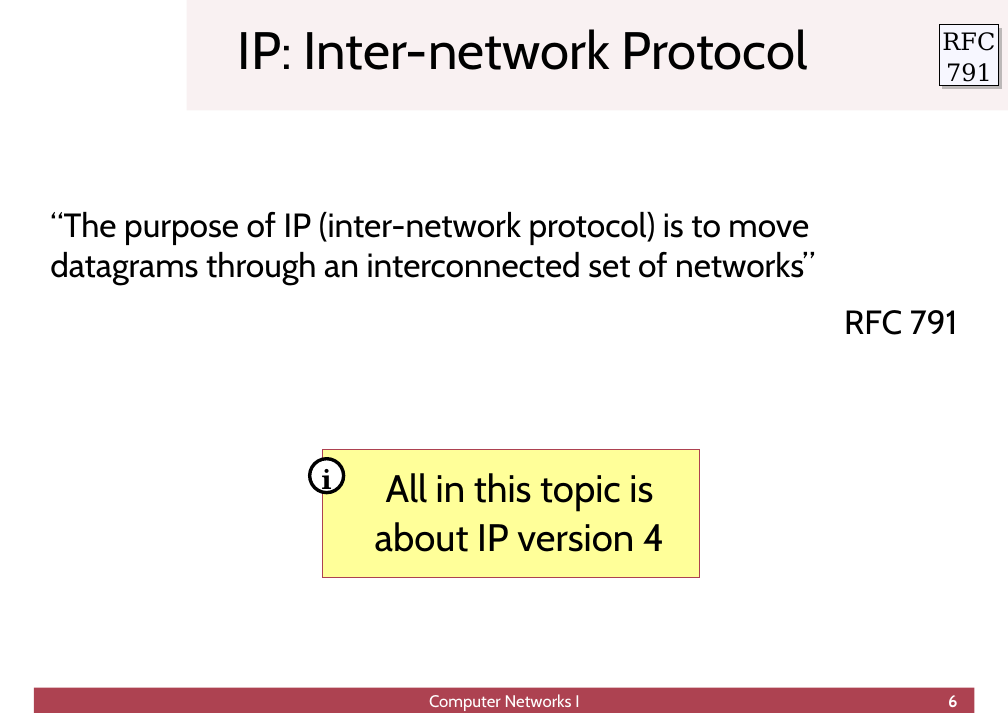
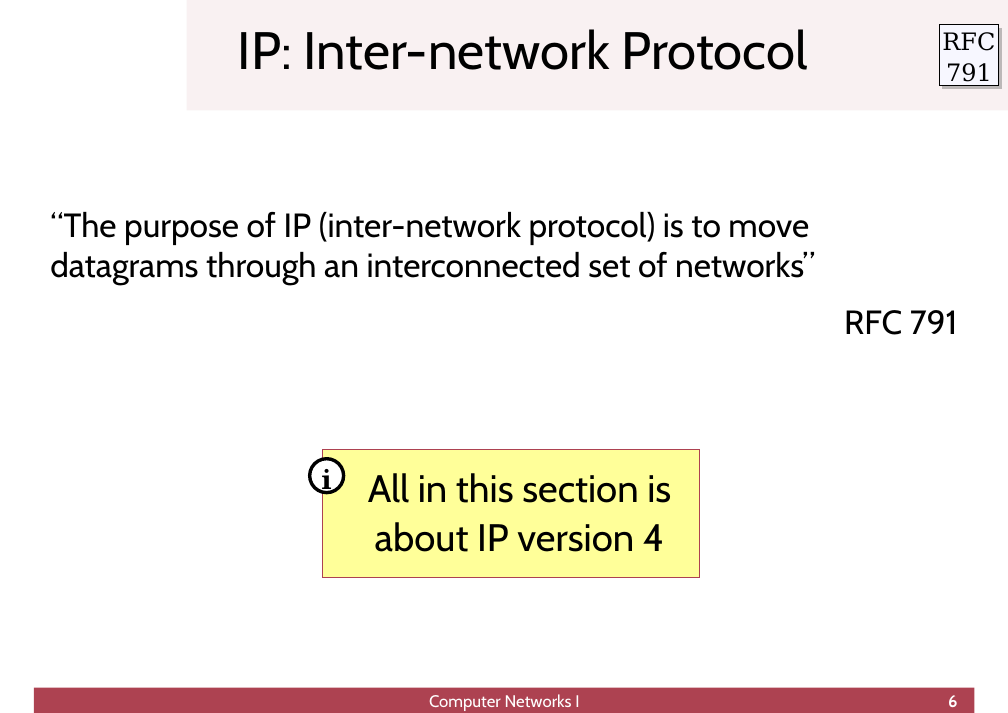
Before and after one commit to cletomartin/redes1, a slide deck: slide 6 of slides/network.odp. Drawn at 1008x713 pixels with LibreOffice and Linux fonts; fonts in the diff are those of the drawing; background and template pictures are left out. Boxes give left, top, right and bottom in pixels: in the first picture for what was removed or moved away, otherwise in the second. Text is boxed around its words. In the diff, an @@ line names an element or a change of style, - is before the commit and + after.

```diff
--- a/slides/network.odp
+++ b/slides/network.odp
@@ text in rectangle at bbox=[368, 473, 671, 552]: text changed @@
-All in this topic is about IP version 4
+All in this section is about IP version 4
```
Also in this commit, not shown: 5 other slides changed, 1 other file.
